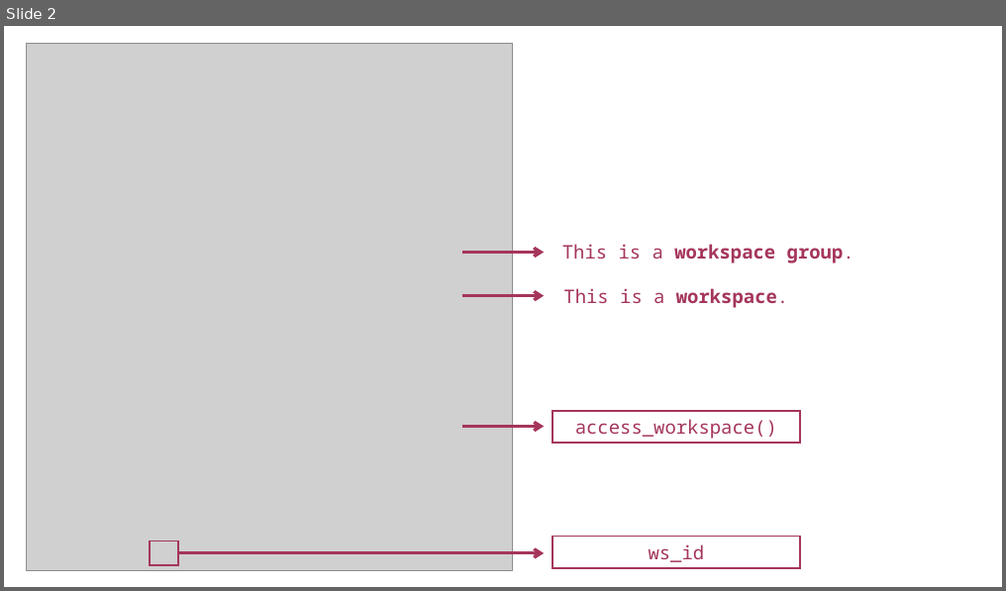
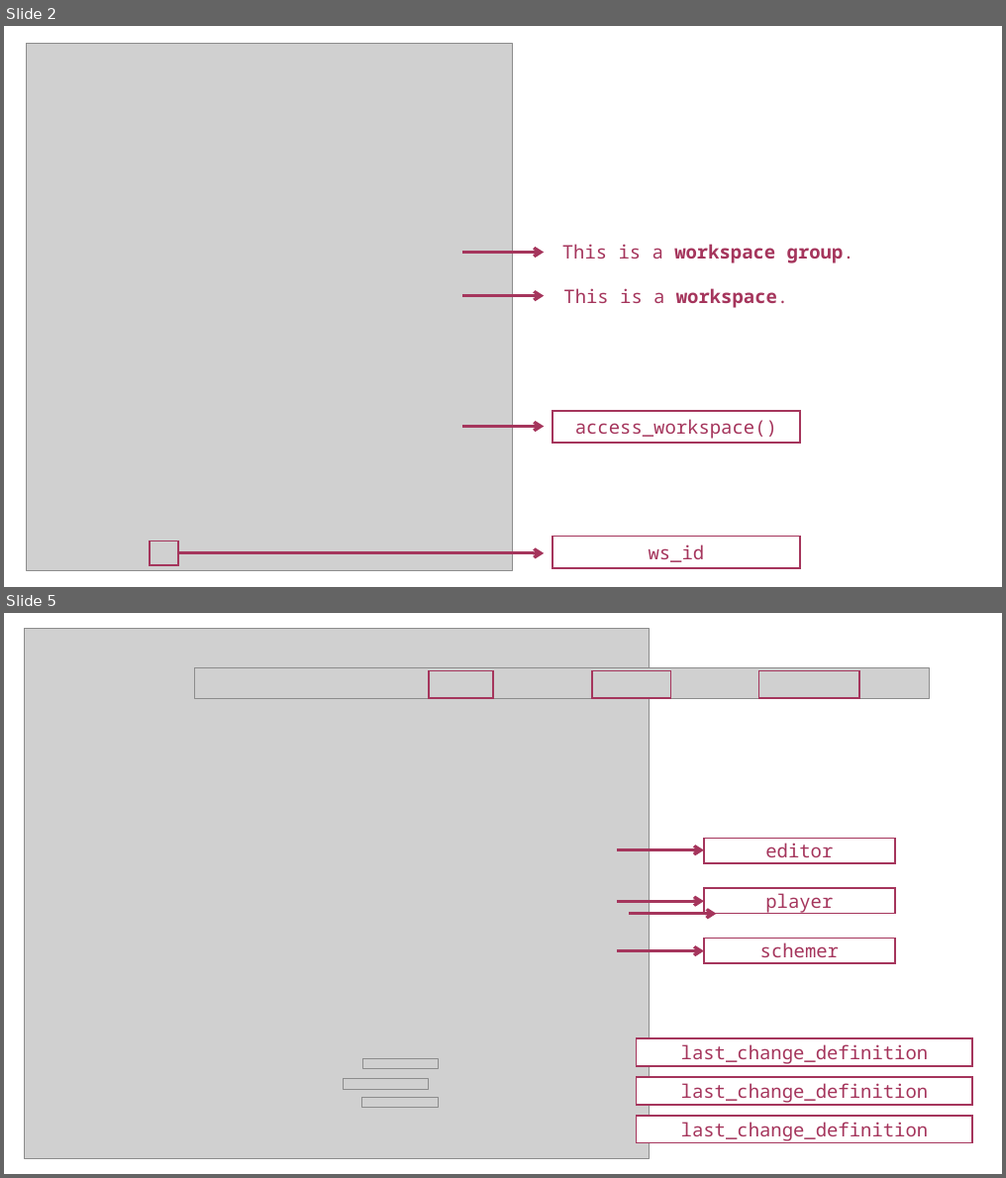
Before and after one commit to iqb-research/eatPrepTBA, a slide deck: vignettes/images/images.pptx. Shown one above the other, each under a label of ours: slide 2 before the commit, slides 2 and 5 after it; the slides between them are not shown. The pictures are 1006x591 and 1006x1178 pixels, drawn with LibreOffice and Linux fonts; fonts in the diff are those of the drawing; grey boxes stand for pictures. Boxes give left, top, right and bottom in pixels: in the first picture for what was removed or moved away, otherwise in the second. Text is boxed around its words. In the diff, an @@ line names an element or a change of style, - is before the commit and + after.

```diff
--- a/vignettes/images/images.pptx
+++ b/vignettes/images/images.pptx
@@ slide 5 added at (x1=4, y1=613, x2=1002, y2=1174), background #FFFFFF @@
@@ picture added at (x1=24, y1=628, x2=648, y2=1158) @@
@@ picture added at (x1=194, y1=667, x2=930, y2=698) @@
@@ rectangle added at (x1=429, y1=670, x2=494, y2=697), outline #A5355C 1.5 pt @@
@@ rectangle added at (x1=592, y1=670, x2=671, y2=697), outline #A5355C 1.5 pt @@
@@ rectangle added at (x1=759, y1=670, x2=859, y2=697), outline #A5355C 1.5 pt @@
@@ rectangle added at (x1=704, y1=839, x2=895, y2=863), fill #FFFFFF, outline #A5355C 1.5 pt, 18 pt, text #A5355C @@
+editor
@@ arrow added from (617, 851) to (704, 851), #A5355C 3 pt @@
@@ arrow added from (617, 901) to (704, 901), #A5355C 3 pt @@
@@ rectangle added at (x1=704, y1=888, x2=895, y2=913), fill #FFFFFF, outline #A5355C 1.5 pt, 18 pt, text #A5355C @@
+player
@@ arrow added from (629, 914) to (717, 914), #A5355C 3 pt @@
@@ rectangle added at (x1=704, y1=938, x2=895, y2=963), fill #FFFFFF, outline #A5355C 1.5 pt, 18 pt, text #A5355C @@
+schemer
@@ arrow added from (617, 952) to (704, 952), #A5355C 3 pt @@
@@ rectangle added at (x1=637, y1=1039, x2=973, y2=1066), fill #FFFFFF, outline #A5355C 1.5 pt, 18 pt, text #A5355C @@
+last_change_definition
@@ picture added at (x1=344, y1=1079, x2=429, y2=1090) @@
@@ picture added at (x1=363, y1=1059, x2=439, y2=1069) @@
@@ rectangle added at (x1=637, y1=1077, x2=973, y2=1105), fill #FFFFFF, outline #A5355C 1.5 pt, 18 pt, text #A5355C @@
+last_change_definition
@@ picture added at (x1=361, y1=1097, x2=438, y2=1108) @@
@@ rectangle added at (x1=637, y1=1116, x2=973, y2=1144), fill #FFFFFF, outline #A5355C 1.5 pt, 18 pt, text #A5355C @@
+last_change_definition
```
Also in this commit, not shown: 2 other slides added, 2 slides removed, 1 other file.
